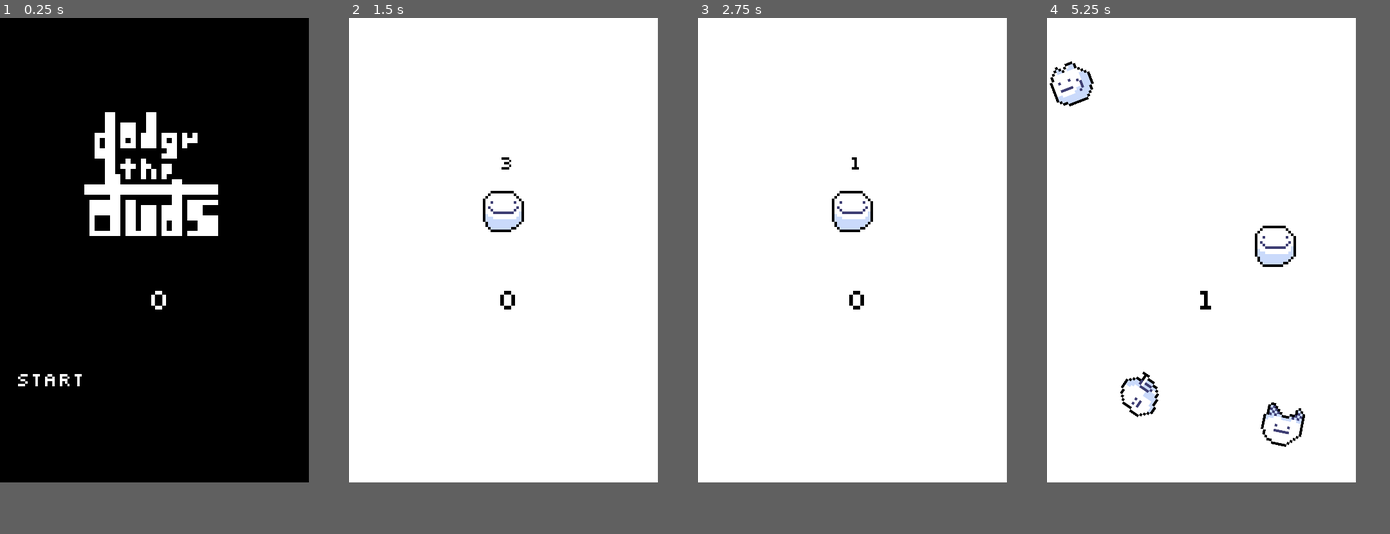
Above: before the commit, frames 1-4 (left to right).
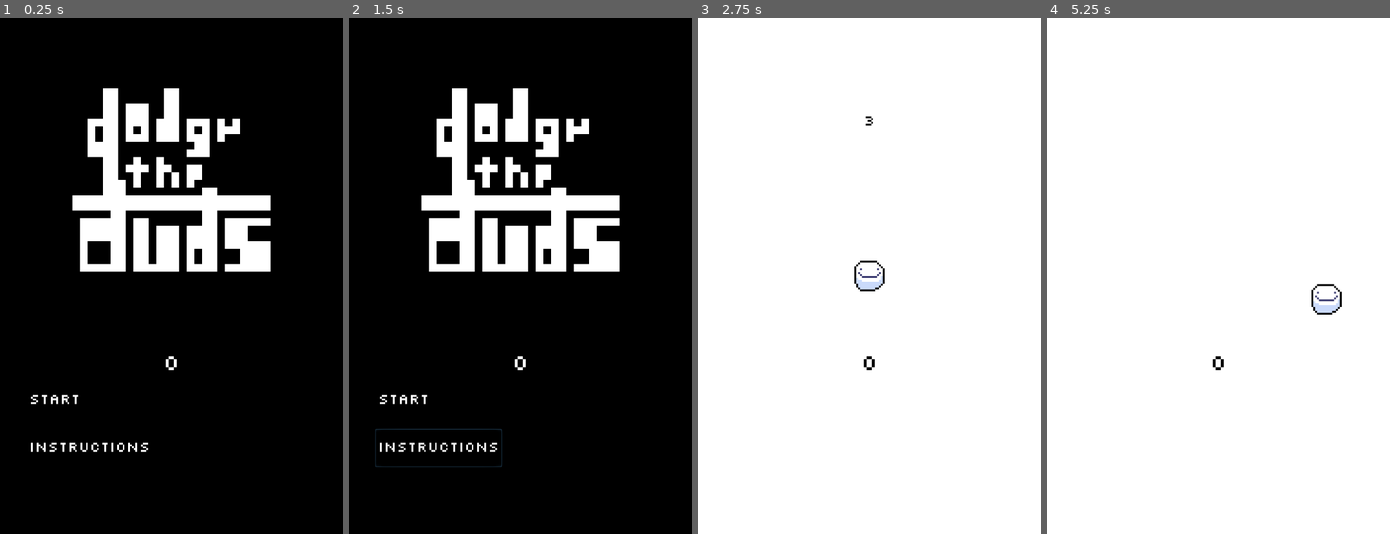
Above: after the commit, the same moments.

Repository: studio-heart-engine/dodge-the-duds
Game: Godot game, scene res://Main.tscn
Two runs of this game, one before a commit and one after it. Both use one fixed random seed, a clock stepped at 60 frames per second and the inputs below.
Inputs (mouse positions are in pixels of both pictures, inside the frame that each line leads up to):
- Up to frame 1 (0.25 s): no input
- Up to frame 2 (1.5 s): click (431, 405) at 0.5 s, where only the run after the commit has a clickable "Instructions"; click (431, 405) at 1.25 s, where only the run after the commit has a clickable "Back"
- Up to frame 3 (2.75 s): click (783, 363) at 2 s, where only the run after the commit has a clickable "START"
- Up to frame 4 (5.25 s): hold Right (ui_right) 2.78-3.53 s; hold Space (blink, bound only after the commit) 2.78-3.53 s; hold Down (ui_down) 3.53-4.28 s; tap Space (blink, bound only after the commit) at 3.6, 5.1 s; hold Right (ui_right) 4.28-5.03 s; hold Space (blink, bound only after the commit) 4.28-5.03 s; hold Up (ui_up) from 5.03 s (still down)
In our replay, the window is 480x720 before the commit and 533x800 after it. These sizes can differ from the game's own. Grey fills any space a smaller window leaves; there, only what the larger window draws over its background counts as a difference.

The runs differ from the first frame. In frame 1, 9.8% of the frame differs, in the area x 5-79%, y 13-85%; in frame 2, 72%, in the area x 0-91%, y 0-90%; in frame 3, 0.9%; in frame 4, 2.0%.

Commit message:
Update 1.2
New features:
Blink powerup
Animated sprites
Bigger playarea
Instructions panel

Diff:
--- a/Dodge the Duds/HUD.gd
+++ b/Dodge the Duds/HUD.gd
@@ -1,12 +1,11 @@
 extends CanvasLayer
 
 signal start_game
-signal show_instructions
 signal flip_color
 
 func _ready():
 	$InstructionLabel.hide()
-	$InstructionButton.hide()
+
 
 func show_message(text, time):
 	$MessageLabel.text = text
@@ -22,7 +21,7 @@
 	$Name.show()
 	yield(get_tree().create_timer(1), 'timeout')
 	$StartButton.show()
-	#$InstructionButton.show()
+	$InstructionButton.show()
 
 func update_score(score):
 	$ScoreLabel.text = str(score)
@@ -32,15 +31,25 @@
 
 func _on_StartButton_pressed():
 	hide()
+	$ScoreLabel.show()
 	emit_signal("flip_color")
 	emit_signal("start_game")
 
 func _on_InstructionButton_pressed():
-	hide()
-	#$InstructionButton.show()
-	emit_signal("show_instructions")
+	if ($InstructionButton.text == "Instructions"):
+		hide()
+		$InstructionButton.show()
+		$InstructionButton.text = "Back"
+		$InstructionLabel.show()
+	else:
+		$Name.show()
+		$StartButton.show()
+		$InstructionLabel.hide()
+		$ScoreLabel.show()
+		$InstructionButton.text = "Instructions"
 
 func hide():
 	$StartButton.hide()
 	$InstructionButton.hide()
+	$ScoreLabel.hide()
 	$Name.hide()
--- a/Dodge the Duds/HUD.tscn
+++ b/Dodge the Duds/HUD.tscn
@@ -6,6 +6,7 @@
 [ext_resource path="res://art/Name.png" type="Texture" id=4]
 
 [sub_resource type="DynamicFontData" id=1]
+antialiased = false
 font_path = "res://fonts/slkscr.ttf"
 
 [sub_resource type="DynamicFont" id=2]
@@ -21,34 +22,37 @@
 font_data = SubResource( 3 )
 
 [sub_resource type="DynamicFontData" id=5]
+antialiased = false
 font_path = "res://fonts/slkscr.ttf"
 
 [sub_resource type="DynamicFont" id=6]
 size = 32
 font_data = SubResource( 5 )
 
-[sub_resource type="DynamicFontData" id=7]
-font_path = "res://fonts/slkscr.ttf"
-
-[sub_resource type="DynamicFont" id=8]
-size = 32
-font_data = SubResource( 7 )
-
 [sub_resource type="DynamicFontData" id=9]
+antialiased = false
 font_path = "res://fonts/slkscr.ttf"
 
 [sub_resource type="DynamicFont" id=10]
 size = 32
 font_data = SubResource( 9 )
 
+[sub_resource type="DynamicFontData" id=11]
+antialiased = false
+font_path = "res://fonts/slkscr.ttf"
+
+[sub_resource type="DynamicFont" id=12]
+size = 32
+font_data = SubResource( 11 )
+
 [node name="HUD" type="CanvasLayer"]
 script = ExtResource( 1 )
 
 [node name="ScoreLabel" type="Label" parent="."]
-margin_left = 223.816
-margin_top = 414.615
-margin_right = 268.816
-margin_bottom = 492.615
+margin_left = 335.0
+margin_top = 700.0
+margin_right = 385.0
+margin_bottom = 780.0
 custom_fonts/font = SubResource( 2 )
 custom_colors/font_color = Color( 1, 1, 1, 1 )
 text = "0"
@@ -56,41 +60,32 @@
 script = ExtResource( 2 )
 
 [node name="MessageLabel" type="Label" parent="."]
-margin_left = 48.0811
-margin_top = 210.245
-margin_right = 442.081
-margin_bottom = 245.245
+margin_left = 160.0
+margin_top = 200.0
+margin_right = 560.0
+margin_bottom = 270.0
 custom_fonts/font = SubResource( 4 )
 custom_colors/font_color = Color( 1, 1, 1, 1 )
 align = 1
 script = ExtResource( 3 )
 
 [node name="StartButton" type="Button" parent="."]
-margin_left = 18.0606
-margin_top = 503.095
-margin_right = 154.061
-margin_bottom = 623.095
+margin_left = 55.0
+margin_top = 759.666
+margin_right = 345.0
+margin_bottom = 839.666
 custom_fonts/font = SubResource( 6 )
 custom_colors/font_color = Color( 1, 1, 1, 1 )
-text = "Start"
+shortcut_in_tooltip = false
+text = "START"
 flat = true
 align = 0
 
-[node name="InstructionButton" type="Button" parent="."]
-margin_left = 19.0347
-margin_top = 592.666
-margin_right = 285.035
-margin_bottom = 631.666
-custom_fonts/font = SubResource( 8 )
-custom_colors/font_color = Color( 1, 1, 1, 1 )
-text = "Instructions"
-flat = true
-
 [node name="InstructionLabel" type="Label" parent="."]
-margin_left = 32.4458
-margin_top = 260.992
-margin_right = 450.446
-margin_bottom = 509.992
+margin_left = 174.882
+margin_top = 400.566
+margin_right = 592.882
+margin_bottom = 649.566
 custom_fonts/font = SubResource( 10 )
 custom_colors/font_color = Color( 1, 1, 1, 1 )
 text = "Instructions
@@ -98,19 +93,33 @@
 Movement
 wasd or arrow keys
 
-Score
-increments over time"
+Blink (teleport)
+Hold direction and
+press space"
 
 [node name="MessageTimer" type="Timer" parent="."]
 one_shot = true
 
 [node name="Name" type="TextureRect" parent="."]
-margin_left = 107.328
-margin_top = 114.411
-margin_right = 363.328
-margin_bottom = 370.412
+margin_left = 104.0
+margin_top = 83.4135
+margin_right = 616.0
+margin_bottom = 595.413
 texture = ExtResource( 4 )
+expand = true
+
+[node name="InstructionButton" type="Button" parent="."]
+margin_left = 55.0
+margin_top = 860.0
+margin_right = 321.0
+margin_bottom = 940.0
+custom_fonts/font = SubResource( 12 )
+custom_colors/font_color = Color( 1, 1, 1, 1 )
+text = "Instructions"
+flat = true
+align = 0
+[connection signal="flip_color" from="." to="ScoreLabel" method="_on_HUD_flip_color"]
 [connection signal="flip_color" from="." to="MessageLabel" method="_on_HUD_flip_color"]
-[connection signal="flip_color" from="." to="ScoreLabel" method="_on_HUD_flip_color"]
 [connection signal="pressed" from="StartButton" to="." method="_on_StartButton_pressed"]
 [connection signal="timeout" from="MessageTimer" to="." method="_on_MessageTimer_timeout"]
+[connection signal="pressed" from="InstructionButton" to="." method="_on_InstructionButton_pressed"]
--- a/Dodge the Duds/Main.gd
+++ b/Dodge the Duds/Main.gd
@@ -5,6 +5,8 @@
 
 func _ready():
 	randomize()
+	$PoofStart.hide()
+	$PoofEnd.hide()
 
 func new_game():
 	score = 0
@@ -41,10 +43,29 @@
 	score += 1
 	$HUD.update_score(score)
 
-
 func _on_StartTimer_timeout():
 	$MobTimer.start()
 	$ScoreTimer.start()
 
 func _on_HUD_flip_color():
 	$Background.color = $Background.color.inverted()
+
+
+func _on_Player_end_poof(position):
+	$PoofEnd.show()
+	$PoofEnd.frame = 0
+	$PoofEnd.position = position
+	$PoofEnd.play()
+	yield(get_tree().create_timer(1.4), "timeout")
+	$PoofEnd.stop()
+	$PoofEnd.hide()
+
+
+func _on_Player_start_poof(position):
+	$PoofStart.show()
+	$PoofStart.frame = 0
+	$PoofStart.position = position
+	$PoofStart.play()
+	yield(get_tree().create_timer(1.4), "timeout")
+	$PoofStart.stop()
+	$PoofStart.hide()
--- a/Dodge the Duds/Main.tscn
+++ b/Dodge the Duds/Main.tscn
@@ -1,13 +1,14 @@
-[gd_scene load_steps=6 format=2]
+[gd_scene load_steps=7 format=2]
 
 [ext_resource path="res://Main.gd" type="Script" id=1]
 [ext_resource path="res://Mob.tscn" type="PackedScene" id=2]
 [ext_resource path="res://Player.tscn" type="PackedScene" id=3]
 [ext_resource path="res://HUD.tscn" type="PackedScene" id=4]
+[ext_resource path="res://Poof.tscn" type="PackedScene" id=5]
 
 [sub_resource type="Curve2D" id=1]
 _data = {
-"points": PoolVector2Array( 0, 0, 0, 0, 0, 0, 0, 0, 0, 0, 480, 0, 0, 0, 0, 0, 480, 720, 0, 0, 0, 0, 0, 720, 0, 0, 0, 0, 0, 0 )
+"points": PoolVector2Array( 0, 0, 0, 0, 0, 0, 0, 0, 0, 0, 720, 0, 0, 0, 0, 0, 720, 1080, 0, 0, 0, 0, 0, 1080, 0, 0, 0, 0, 0, 0 )
 }
 
 [node name="Main" type="Node"]
@@ -15,12 +16,12 @@
 Mob = ExtResource( 2 )
 
 [node name="Background" type="ColorRect" parent="."]
-margin_right = 480.0
-margin_bottom = 722.0
+margin_right = 720.0
+margin_bottom = 1080.0
 color = Color( 0, 0, 0, 1 )
 
 [node name="Player" parent="." instance=ExtResource( 3 )]
-position = Vector2( 133.315, 95.9303 )
+position = Vector2( 40, 130 )
 
 [node name="MobTimer" type="Timer" parent="."]
 wait_time = 0.5
@@ -32,7 +33,7 @@
 one_shot = true
 
 [node name="StartPosition" type="Position2D" parent="."]
-position = Vector2( 240, 300 )
+position = Vector2( 360, 540 )
 
 [node name="MobPath" type="Path2D" parent="."]
 curve = SubResource( 1 )
@@ -40,7 +41,15 @@
 [node name="MobSpawnLocation" type="PathFollow2D" parent="MobPath"]
 
 [node name="HUD" parent="." instance=ExtResource( 4 )]
+
+[node name="PoofStart" parent="." instance=ExtResource( 5 )]
+position = Vector2( 40, 40 )
+
+[node name="PoofEnd" parent="." instance=ExtResource( 5 )]
+position = Vector2( 120, 40 )
+[connection signal="end_poof" from="Player" to="." method="_on_Player_end_poof"]
 [connection signal="hit" from="Player" to="." method="game_over"]
+[connection signal="start_poof" from="Player" to="." method="_on_Player_start_poof"]
 [connection signal="timeout" from="MobTimer" to="." method="_on_MobTimer_timeout"]
 [connection signal="timeout" from="ScoreTimer" to="." method="_on_ScoreTimer_timeout"]
 [connection signal="timeout" from="StartTimer" to="." method="_on_StartTimer_timeout"]
--- a/Dodge the Duds/Mob.tscn
+++ b/Dodge the Duds/Mob.tscn
@@ -1,26 +1,29 @@
-[gd_scene load_steps=7 format=2]
+[gd_scene load_steps=10 format=2]
 
 [ext_resource path="res://Mob.gd" type="Script" id=1]
-[ext_resource path="res://art/Dud-Ray.png" type="Texture" id=2]
-[ext_resource path="res://art/Dud-Vincent.png" type="Texture" id=3]
-[ext_resource path="res://art/Dud-Ethan.png" type="Texture" id=4]
+[ext_resource path="res://art/Dud-Ray1.png" type="Texture" id=2]
+[ext_resource path="res://art/Dud-Ray2.png" type="Texture" id=3]
+[ext_resource path="res://art/Dud-Vincent1.png" type="Texture" id=4]
+[ext_resource path="res://art/Dud-Vincent2.png" type="Texture" id=5]
+[ext_resource path="res://art/Dud-Ethan1.png" type="Texture" id=6]
+[ext_resource path="res://art/Dud-Ethan2.png" type="Texture" id=7]
 
 [sub_resource type="SpriteFrames" id=1]
 animations = [ {
-"frames": [ ExtResource( 2 ) ],
+"frames": [ ExtResource( 2 ), ExtResource( 3 ) ],
 "loop": true,
 "name": "Ray",
 "speed": 3.0
 }, {
-"frames": [ ExtResource( 3 ) ],
+"frames": [ ExtResource( 4 ), ExtResource( 5 ) ],
 "loop": true,
 "name": "Vincent",
-"speed": 5.0
+"speed": 3.0
 }, {
-"frames": [ ExtResource( 4 ) ],
+"frames": [ ExtResource( 6 ), ExtResource( 7 ) ],
 "loop": true,
 "name": "Ethan",
-"speed": 4.0
+"speed": 3.0
 } ]
 
 [sub_resource type="CapsuleShape2D" id=2]
--- a/Dodge the Duds/Player.gd
+++ b/Dodge the Duds/Player.gd
@@ -1,6 +1,8 @@
 extends Area2D
 
 signal hit
+signal start_poof
+signal end_poof
 
 export var speed = 400
 var screen_size
@@ -8,10 +10,23 @@
 var accelarationX = 0
 var accelarationY = 0
 
+var can_blink = true
+var hidden = false
+var dead = false
+
 func start(pos):
+	dead = false
+	accelarationX = 0
+	accelarationY = 0
+	var velocity = Vector2()
+	velocity.x = 0
+	velocity.y = 0
 	position = pos
+	$Player.animation = "right"
+	$Player.flip_h = false
+	$Player.flip_v = false
+	$Player.play()
 	show()
-	$CollisionShape2D.disabled = false
 
 # Called when the node enters the scene tree for the first time.
 func _ready():
@@ -20,57 +35,77 @@
 
 # Called every frame. 'delta' is the elapsed time since the previous frame.
 func _process(delta):
+	if (hidden || dead):
+		return
 	var velocity = Vector2()
 	if (accelarationX != 0):
 		accelarationX += -1 * (min(5, abs(accelarationX))) * accelarationX / abs(accelarationX)
 	if (accelarationY != 0):
 		accelarationY += -1 * (min(5, abs(accelarationY))) * accelarationY / abs(accelarationY)
+	var changeX = 0
+	var changeY = 0
 	if (Input.is_action_pressed("ui_right")):
-			#velocity.x += 1
-			if (accelarationX == 0):
-				accelarationX += 13
-			else:
-				accelarationX += 7
+		changeX += 7
 	if (Input.is_action_pressed("ui_left")):
-			#velocity.x -= 1
-			if (accelarationX == 0):
-				accelarationX -= 13
-			else:
-				accelarationX -= 7
+		changeX -= 7
 	if (Input.is_action_pressed("ui_up")):
-			#velocity.y -= 1
-			if (accelarationY == 0):
-				accelarationY -= 13
-			else:
-				accelarationY -= 7
+		changeY -= 7
 	if (Input.is_action_pressed("ui_down")):
-			#velocity.y += 1
-			if (accelarationY == 0):
-				accelarationY += 13
-			else:
-				accelarationY += 7
+		changeY += 7
+
+	if (Input.is_action_pressed("blink")):
+		if ((changeX != 0 || changeY != 0) && can_blink):
+			emit_signal("start_poof", position)
+			hide()
+			position.x += changeX * 24
+			position.y += changeY * 24
+			yield(get_tree().create_timer(.5), "timeout")
+			emit_signal("end_poof", position)
+			show()
+			position.x = clamp(position.x, 0, screen_size.x)
+			position.y = clamp(position.y, 0, screen_size.y)
+			can_blink = false
+			$BlinkTimer.start()
+
+	accelarationX += changeX
+	accelarationY += changeY
 	velocity.x += accelarationX
 	velocity.y += accelarationY
+
 	if (velocity.length() > 0):
-		#velocity = velocity.normalized() * speed
-		$AnimatedSprite.play()
+		$Player.play()
 	else:
-		$AnimatedSprite.stop()
+		$Player.stop()
 
 	position += velocity * delta
 	position.x = clamp(position.x, 0, screen_size.x)
 	position.y = clamp(position.y, 0, screen_size.y)
 
-	if (velocity.x != 0):
-		$AnimatedSprite.animation = "right"
-		$AnimatedSprite.flip_v = false
-		$AnimatedSprite.flip_h = (velocity.x < 0)
-	elif (velocity.y != 0):
-		$AnimatedSprite.animation = "up"
-		$AnimatedSprite.flip_h = false
-		$AnimatedSprite.flip_v = (velocity.y > 0)
+	if (changeX != 0):
+		$Player.animation = "right"
+		$Player.flip_h = (changeX <= 0)
+	elif (changeY != 0):
+		$Player.animation = "up"
+		$Player.flip_v = (changeY >= 0)
+
+func hide():
+	$Player.hide()
+	$CollisionShape2D.set_deferred("disabled", true)
+	hidden = true
+
+func show():
+	$Player.show()
+	$CollisionShape2D.set_deferred("disabled", false)
+	hidden = false
 
 func _on_Player_body_entered(body):
+	$CollisionShape2D.set_deferred("disabled", true)
+	dead = true
+	$Player.animation = "death"
+	$Player.play()
+	yield(get_tree().create_timer(2), "timeout")
 	hide()
 	emit_signal("hit")
-	$CollisionShape2D.set_deferred("disabled", true)
+
+func _on_BlinkTimer_timeout():
+	can_blink = true
--- a/Dodge the Duds/Player.tscn
+++ b/Dodge the Duds/Player.tscn
@@ -1,19 +1,31 @@
-[gd_scene load_steps=5 format=2]
+[gd_scene load_steps=12 format=2]
 
 [ext_resource path="res://Player.gd" type="Script" id=1]
-[ext_resource path="res://art/Dud-Will.png" type="Texture" id=2]
+[ext_resource path="res://art/Dud-Will1.png" type="Texture" id=2]
+[ext_resource path="res://art/Dud-Will2.png" type="Texture" id=3]
+[ext_resource path="res://art/Dud-Will-Death1.png" type="Texture" id=4]
+[ext_resource path="res://art/Dud-Will-Death2.png" type="Texture" id=5]
+[ext_resource path="res://art/Dud-Will-Death3.png" type="Texture" id=6]
+[ext_resource path="res://art/Dud-Will-Death4.png" type="Texture" id=7]
+[ext_resource path="res://art/Dud-Will-Death5.png" type="Texture" id=8]
+[ext_resource path="res://art/Dud-Will-Death6.png" type="Texture" id=9]
 
 [sub_resource type="SpriteFrames" id=1]
 animations = [ {
-"frames": [ ExtResource( 2 ) ],
+"frames": [ ExtResource( 2 ), ExtResource( 3 ) ],
 "loop": true,
 "name": "right",
-"speed": 5.0
+"speed": 3.0
 }, {
-"frames": [ ExtResource( 2 ) ],
+"frames": [ ExtResource( 2 ), ExtResource( 3 ) ],
 "loop": true,
 "name": "up",
-"speed": 5.0
+"speed": 3.0
+}, {
+"frames": [ ExtResource( 4 ), ExtResource( 5 ), ExtResource( 6 ), ExtResource( 7 ), ExtResource( 8 ), ExtResource( 9 ) ],
+"loop": false,
+"name": "death",
+"speed": 3.0
 } ]
 
 [sub_resource type="CapsuleShape2D" id=2]
@@ -27,11 +39,15 @@
 "_edit_group_": true
 }
 
-[node name="AnimatedSprite" type="AnimatedSprite" parent="."]
+[node name="Player" type="AnimatedSprite" parent="."]
 scale = Vector2( 0.5, 0.5 )
 frames = SubResource( 1 )
-animation = "up"
+animation = "death"
 
 [node name="CollisionShape2D" type="CollisionShape2D" parent="."]
 shape = SubResource( 2 )
+
+[node name="BlinkTimer" type="Timer" parent="."]
+wait_time = 5.0
 [connection signal="body_entered" from="." to="." method="_on_Player_body_entered"]
+[connection signal="timeout" from="BlinkTimer" to="." method="_on_BlinkTimer_timeout"]
--- /dev/null
+++ b/Dodge the Duds/Poof.tscn
@@ -0,0 +1,19 @@
+[gd_scene load_steps=6 format=2]
+
+[ext_resource path="res://art/Poof1.png" type="Texture" id=1]
+[ext_resource path="res://art/Poof2.png" type="Texture" id=2]
+[ext_resource path="res://art/Poof3.png" type="Texture" id=3]
+[ext_resource path="res://art/Poof4.png" type="Texture" id=4]
+
+[sub_resource type="SpriteFrames" id=1]
+animations = [ {
+"frames": [ ExtResource( 1 ), ExtResource( 2 ), ExtResource( 3 ), ExtResource( 4 ) ],
+"loop": false,
+"name": "default",
+"speed": 3.0
+} ]
+
+[node name="Poof" type="AnimatedSprite"]
+position = Vector2( 178.866, 71.6972 )
+scale = Vector2( 0.5, 0.5 )
+frames = SubResource( 1 )
--- a/Dodge the Duds/project.godot
+++ b/Dodge the Duds/project.godot
@@ -19,17 +19,24 @@
 run/main_scene="res://Main.tscn"
 boot_splash/image="res://HeartEngine.png"
 boot_splash/bg_color=Color( 1, 1, 1, 1 )
-config/icon="res://art/Dud_player.png"
+config/icon="res://Logo.png"
 
 [display]
 
-window/size/width=480
-window/size/height=720
+window/size/width=720
+window/size/height=1080
 window/stretch/mode="viewport"
 window/stretch/aspect="keep"
 
 [input]
 
+ui_accept={
+"deadzone": 0.5,
+"events": [ Object(InputEventKey,"resource_local_to_scene":false,"resource_name":"","device":0,"alt":false,"shift":false,"control":false,"meta":false,"command":false,"pressed":false,"scancode":16777221,"unicode":0,"echo":false,"script":null)
+, Object(InputEventKey,"resource_local_to_scene":false,"resource_name":"","device":0,"alt":false,"shift":false,"control":false,"meta":false,"command":false,"pressed":false,"scancode":16777222,"unicode":0,"echo":false,"script":null)
+, Object(InputEventJoypadButton,"resource_local_to_scene":false,"resource_name":"","device":0,"button_index":0,"pressure":0.0,"pressed":false,"script":null)
+ ]
+}
 ui_left={
 "deadzone": 0.5,
 "events": [ Object(InputEventKey,"resource_local_to_scene":false,"resource_name":"","device":0,"alt":false,"shift":false,"control":false,"meta":false,"command":false,"pressed":false,"scancode":16777231,"unicode":0,"echo":false,"script":null)
@@ -58,7 +65,8 @@
 , Object(InputEventKey,"resource_local_to_scene":false,"resource_name":"","device":0,"alt":false,"shift":false,"control":false,"meta":false,"command":false,"pressed":false,"scancode":83,"unicode":0,"echo":false,"script":null)
  ]
 }
-
-[rendering]
-
-quality/2d/use_pixel_snap=true
+blink={
+"deadzone": 0.5,
+"events": [ Object(InputEventKey,"resource_local_to_scene":false,"resource_name":"","device":0,"alt":false,"shift":false,"control":false,"meta":false,"command":false,"pressed":false,"scancode":32,"unicode":0,"echo":false,"script":null)
+ ]
+}
Not shown, removed: Dodge the Duds/art/Dud-Ethan.png.import
Renamed: Dodge the Duds/art/Dud-Ethan.png -> Dodge the Duds/art/Dud-Ethan1.png
Not shown, added: Dodge the Duds/art/Dud-Ethan1.png.import
Binary file added: Dodge the Duds/art/Dud-Ethan2.png
Not shown, added: Dodge the Duds/art/Dud-Ethan2.png.import
Not shown, removed: Dodge the Duds/art/Dud-Ray.png.import
Renamed: Dodge the Duds/art/Dud-Ray.png -> Dodge the Duds/art/Dud-Ray1.png
Not shown, added: Dodge the Duds/art/Dud-Ray1.png.import
Binary file added: Dodge the Duds/art/Dud-Ray2.png
Not shown, added: Dodge the Duds/art/Dud-Ray2.png.import
Not shown, removed: Dodge the Duds/art/Dud-Vincent.png.import
Renamed: Dodge the Duds/art/Dud-Vincent.png -> Dodge the Duds/art/Dud-Vincent1.png
(and 58 more such lines)
